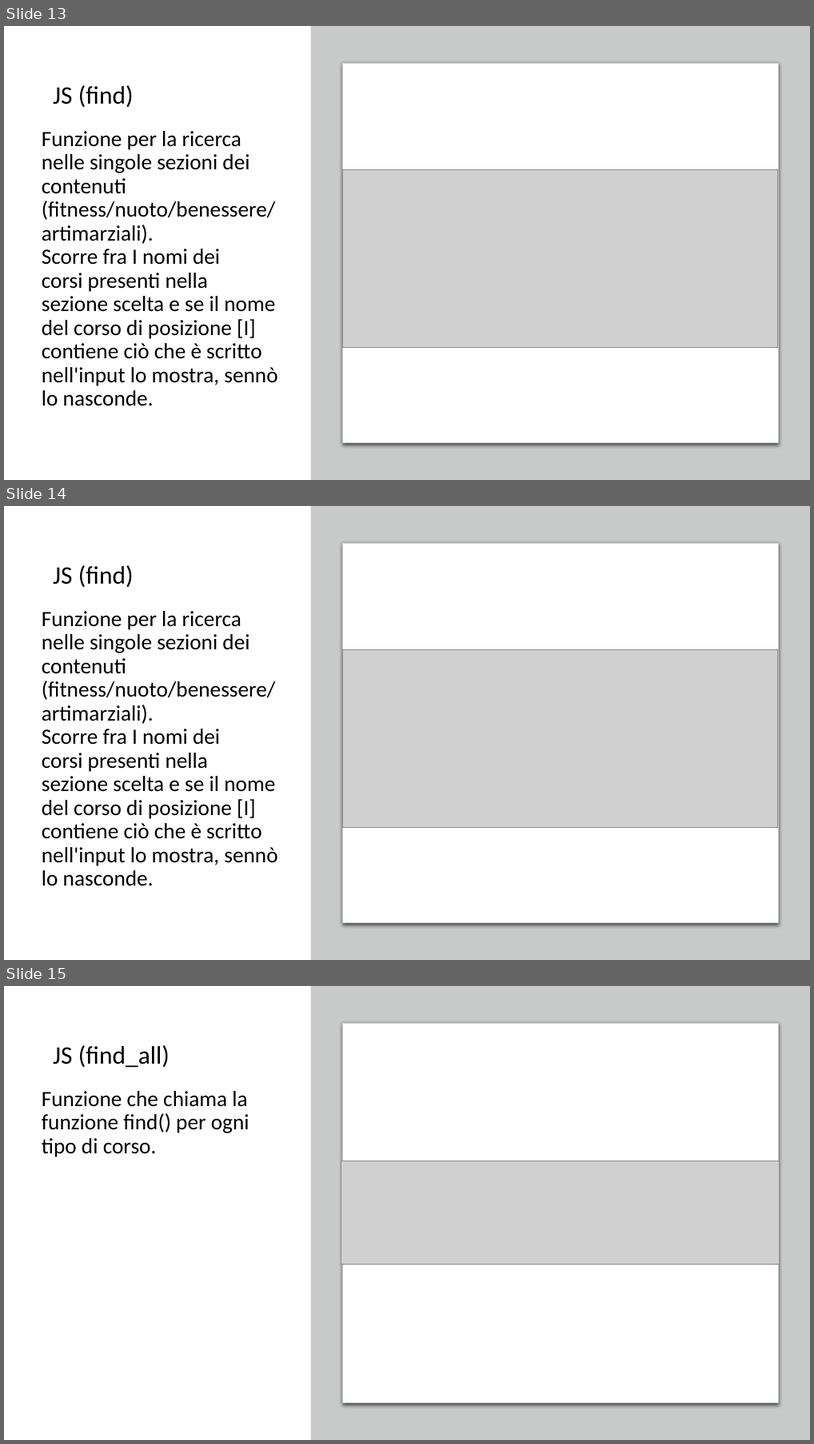
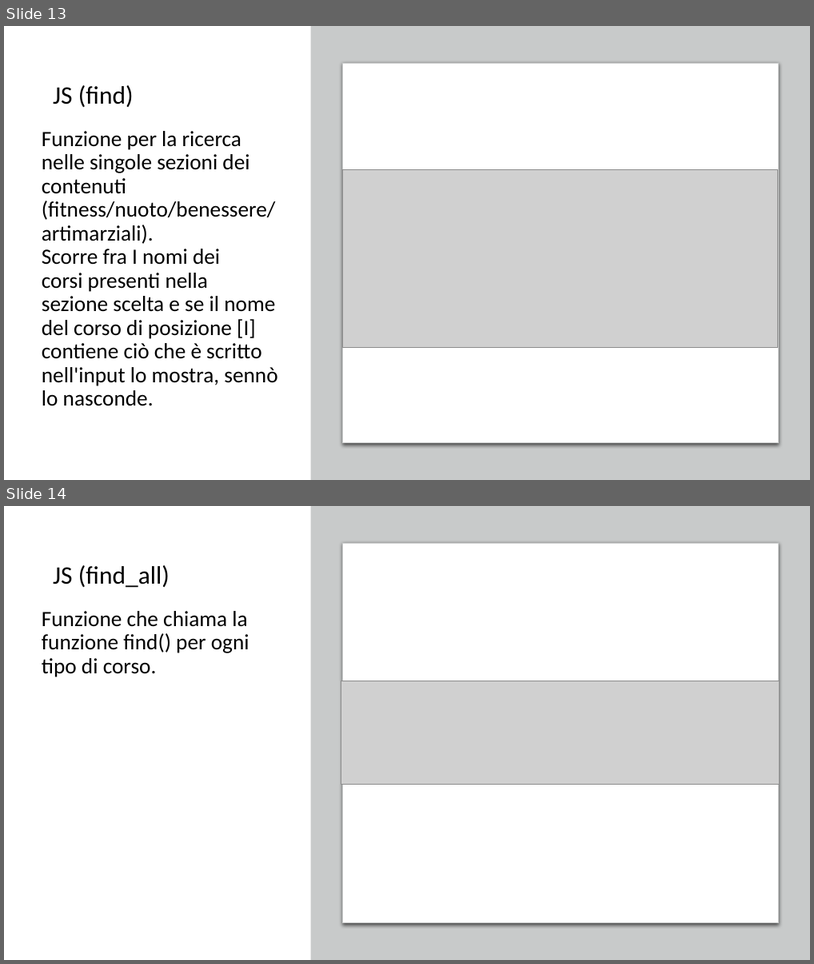
Before and after one commit to SebastianoBrischetto/mhw2, a slide deck: MHW2.pptx. Shown one above the other, each under a label of ours: slides 13, 14 and 15 before the commit, slides 13 and 14 after it. The pictures are 814x1444 and 814x964 pixels, drawn with LibreOffice and Linux fonts; fonts in the diff are those of the drawing; grey boxes stand for pictures. Boxes give left, top, right and bottom in pixels: in the first picture for what was removed or moved away, otherwise in the second. Text is boxed around its words. In the diff, an @@ line names an element or a change of style, - is before the commit and + after.

```diff
--- a/MHW2.pptx
+++ b/MHW2.pptx
@@ slide 14 removed at [4,506,810,960], background #FFFFFF @@
@@ rectangle removed at [310,506,810,960] @@
@@ rounded rectangle removed at [342,543,778,923] @@
@@ title removed at [53,565,134,587] @@
-JS (find)
@@ text removed at [42,611,278,886] @@
-Funzione per la ricerca nelle singole sezioni dei contenuti (fitness/nuoto/benessere/artimarziali).
-Scorre fra I nomi dei corsi presenti nella sezione scelta e se il nome del corso di posizione [I] contiene ciò che è scritto nell'input lo mostra, sennò lo nasconde.
@@ picture removed at [342,649,778,828] @@
@@ what was slide 15 is now slide 14 @@
```
